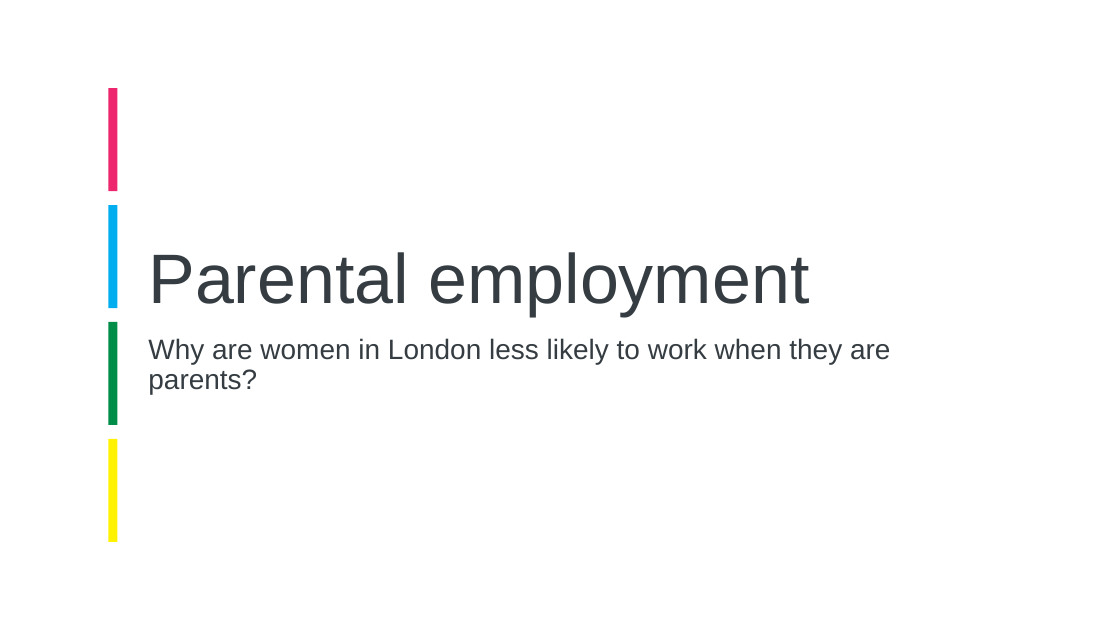
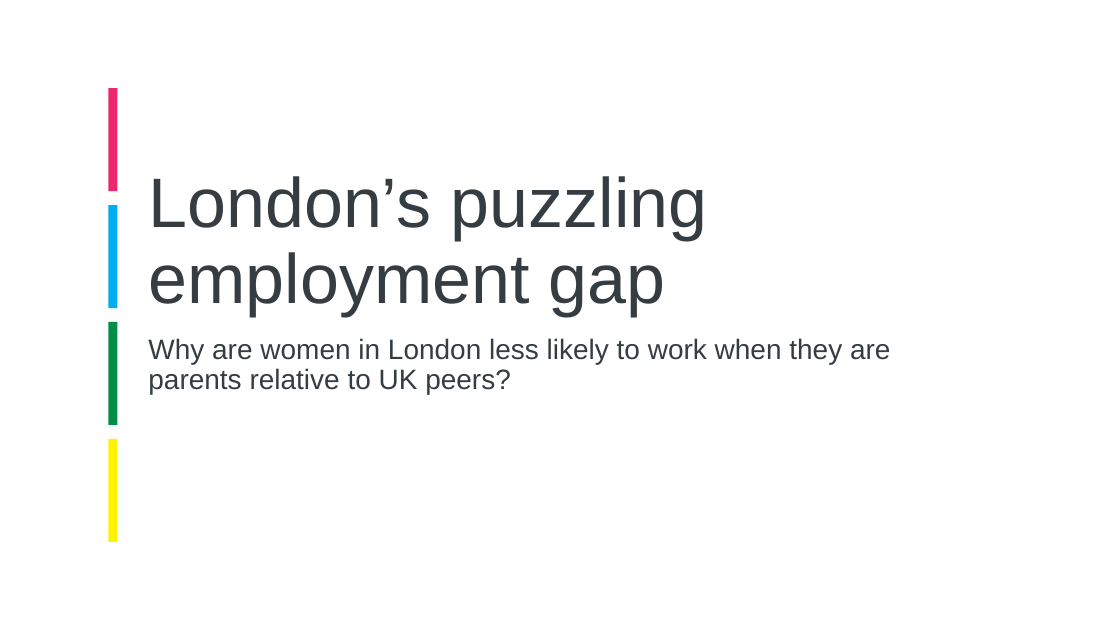
Before and after one commit to ammar-gla/childcare, a slide deck: slide 1 of Non-R/Internal slidedeck.pptx. Drawn at 1120x630 pixels with LibreOffice and Linux fonts; fonts in the diff are those of the drawing; background and template pictures are left out. Boxes give left, top, right and bottom in pixels: in the first picture for what was removed or moved away, otherwise in the second. Text is boxed around its words. In the diff, an @@ line names an element or a change of style, - is before the commit and + after.

```diff
--- a/Non-R/Internal slidedeck.pptx
+++ b/Non-R/Internal slidedeck.pptx
@@ title at [148, 176, 708, 316]: text changed @@
-Parental employment
+London’s puzzling employment gap
@@ subtitle at [148, 338, 890, 394]: text changed @@
-Why are women in London less likely to work when they are parents?
+Why are women in London less likely to work when they are parents relative to UK peers?
```
Also in this commit, not shown: 1 slide added, 1 slide removed, 7 other files.
